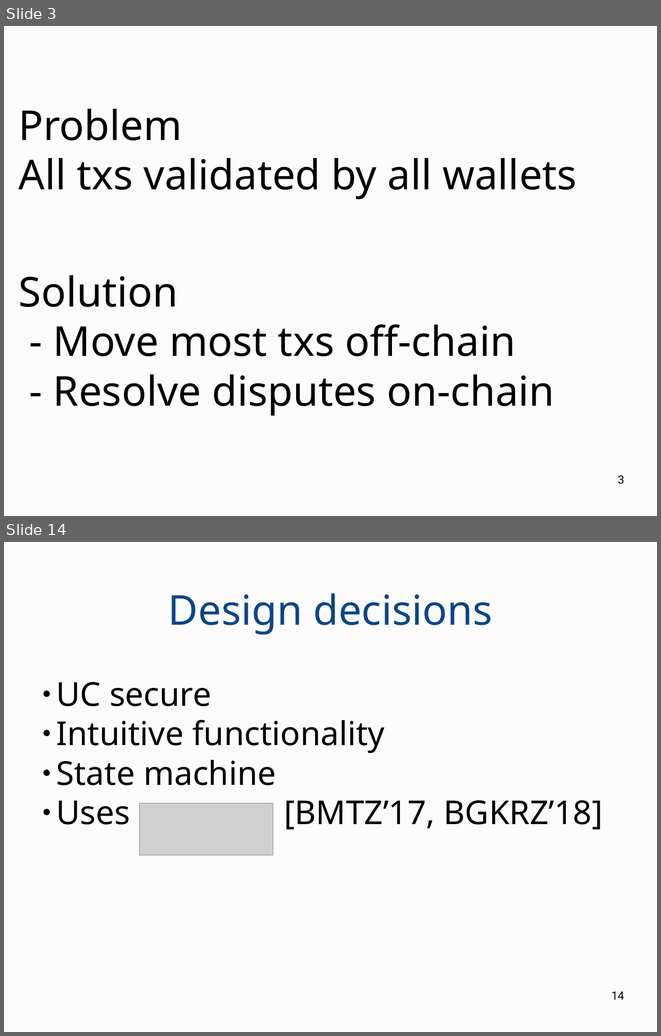
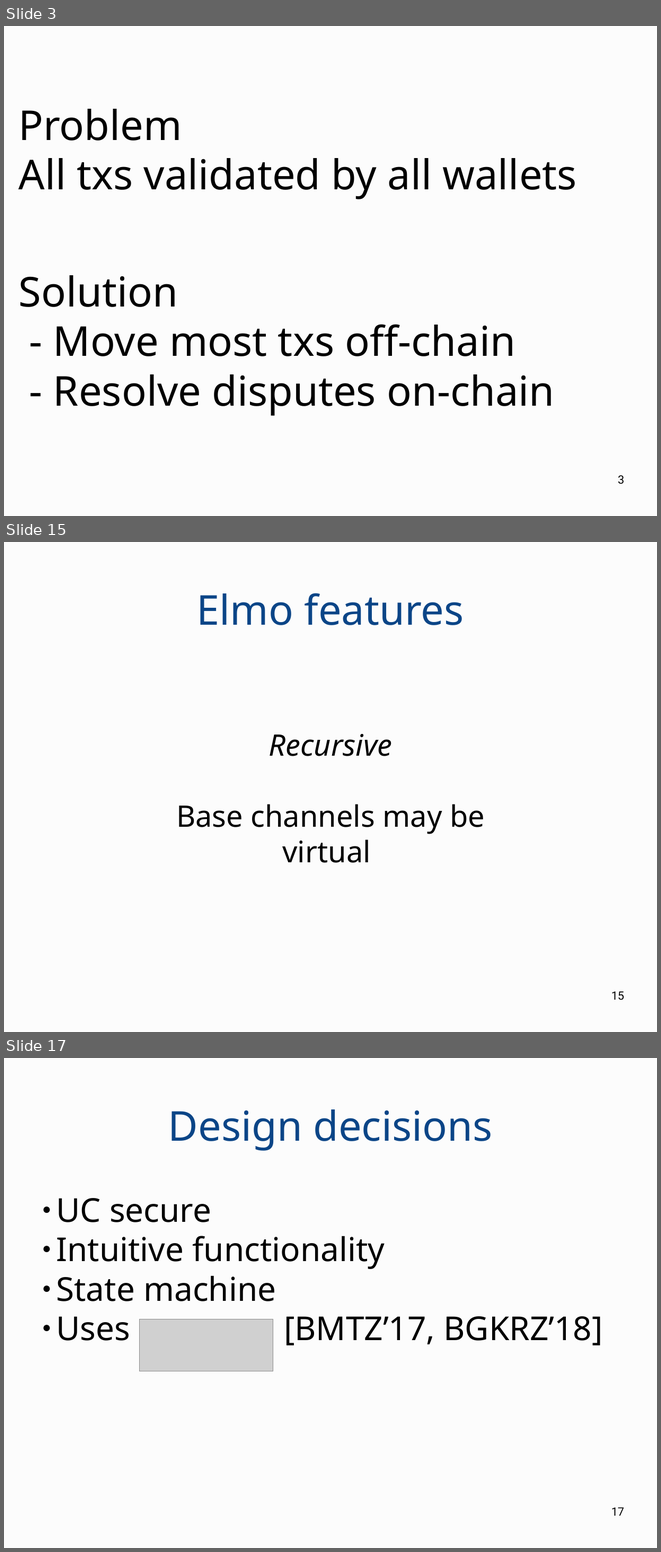
Before and after one commit to OrfeasLitos/virtual-payment-channels, a slide deck: slides/presentation.odp. Shown one above the other, each under a label of ours: slides 3 and 14 before the commit, slides 3, 15 and 17 after it; the slides between them are not shown. The pictures are 661x1036 and 661x1552 pixels, drawn with LibreOffice and Linux fonts; fonts in the diff are those of the drawing; grey boxes stand for pictures. Boxes give left, top, right and bottom in pixels: in the first picture for what was removed or moved away, otherwise in the second. Text is boxed around its words. In the diff, an @@ line names an element or a change of style, - is before the commit and + after.

Commit message:
Write Elmo features in slides

```diff
--- a/slides/presentation.odp
+++ b/slides/presentation.odp
@@ slide 15 added at (x1=4, y1=542, x2=657, y2=1032), background #FCFCFC @@
@@ title added at (x1=197, y1=593, x2=464, y2=625), 50 pt, text #0B4587 @@
+Elmo features
@@ subtitle added at (x1=176, y1=734, x2=485, y2=863), 36 pt, text #000000 @@
+Recursive
+Base channels may be virtual
@@ page number added at (x1=611, y1=991, x2=624, y2=1000), 14 pt, text #000000 @@
+15
@@ what was slide 14 is now slide 17 @@
@@ page number at (x1=611, y1=1507, x2=624, y2=1515): text changed @@
-14
+17
```
Also in this commit, not shown: 11 slides changed, 2 other slides added.
